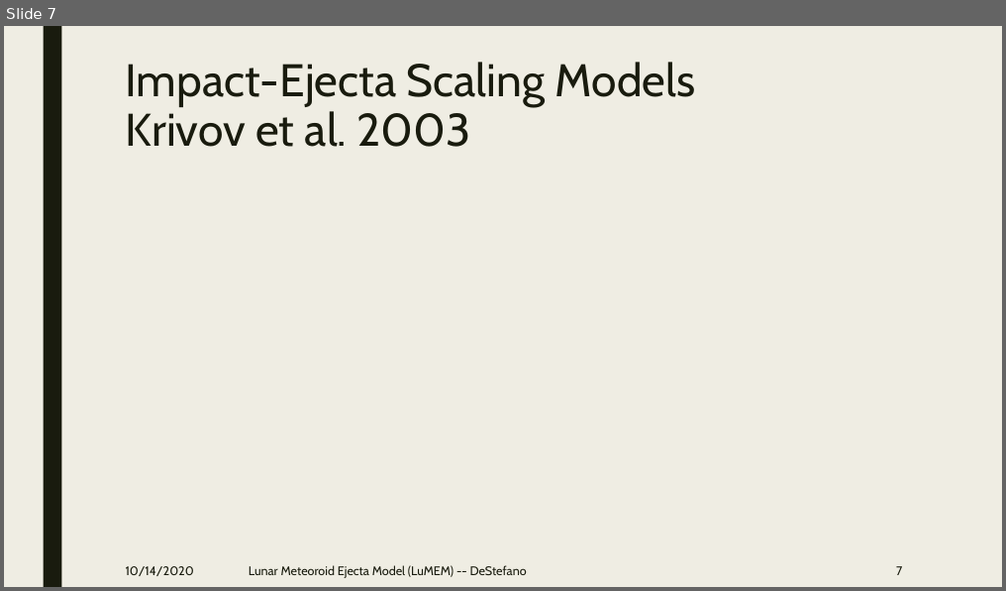
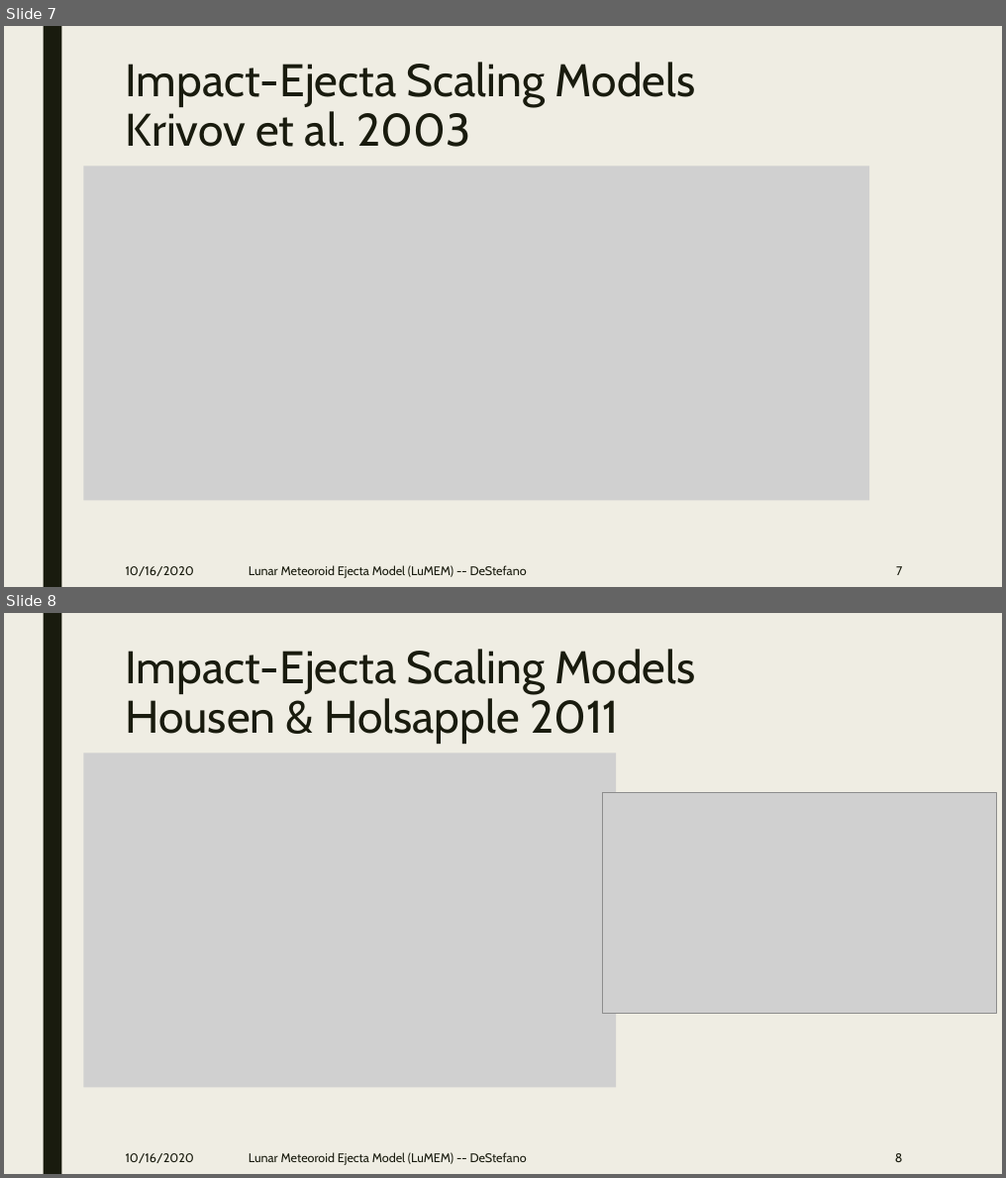
Before and after one commit to pmbremner/LunarEjecta, a slide deck: Presentation/Lunar_Secondary_Ejecta_Model.pptx. Shown one above the other, each under a label of ours: slide 7 before the commit, slides 7 and 8 after it. The pictures are 1006x591 and 1006x1178 pixels, drawn with LibreOffice and Linux fonts; fonts in the diff are those of the drawing; grey boxes stand for pictures. Boxes give left, top, right and bottom in pixels: in the first picture for what was removed or moved away, otherwise in the second. Text is boxed around its words. In the diff, an @@ line names an element or a change of style, - is before the commit and + after.

```diff
--- a/Presentation/Lunar_Secondary_Ejecta_Model.pptx
+++ b/Presentation/Lunar_Secondary_Ejecta_Model.pptx
@@ slide 8 added at (4, 613, 1002, 1174), background #EFEDE3; not listed: 1 template element that a slide beside it also shows @@
@@ title added at (126, 649, 696, 744), 44 pt, text #191B0E @@
+Impact-Ejecta Scaling Models
+Housen & Holsapple 2011
@@ picture added at (83, 753, 616, 1087) @@
@@ picture added at (603, 792, 997, 1014) @@
@@ text added at (126, 1154, 194, 1163), 12 pt, text #191B0E @@
+10/16/2020
@@ text added at (249, 1153, 527, 1165), 12 pt, text #191B0E @@
+Lunar Meteoroid Ejecta Model (LuMEM) -- DeStefano
@@ page number added at (895, 1154, 903, 1162), 12 pt, text #191B0E @@
+8
@@ slide 7 changed as well @@
@@ picture added at (83, 166, 869, 500) @@
@@ text at (126, 567, 194, 576): text changed @@
-10/14/2020
+10/16/2020
```
Also in this commit, not shown: 9 other slides changed, 1 other slide added.
